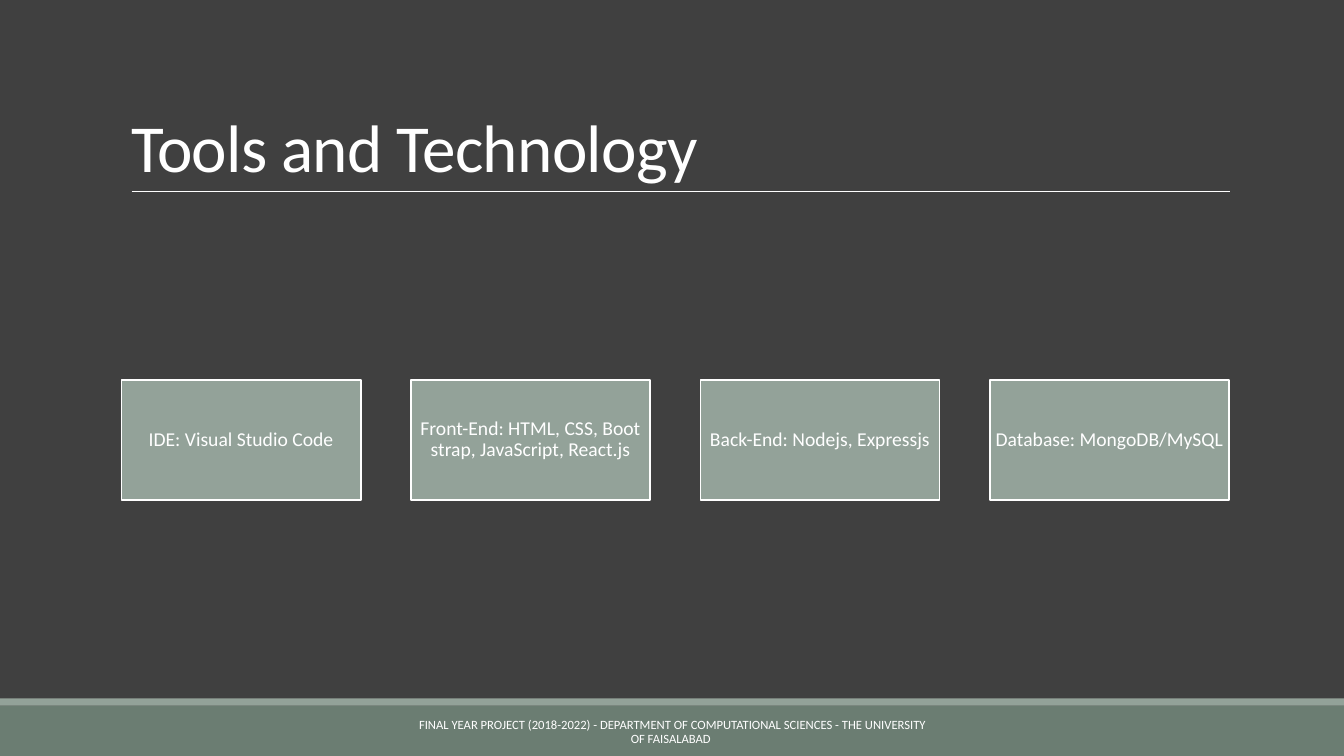
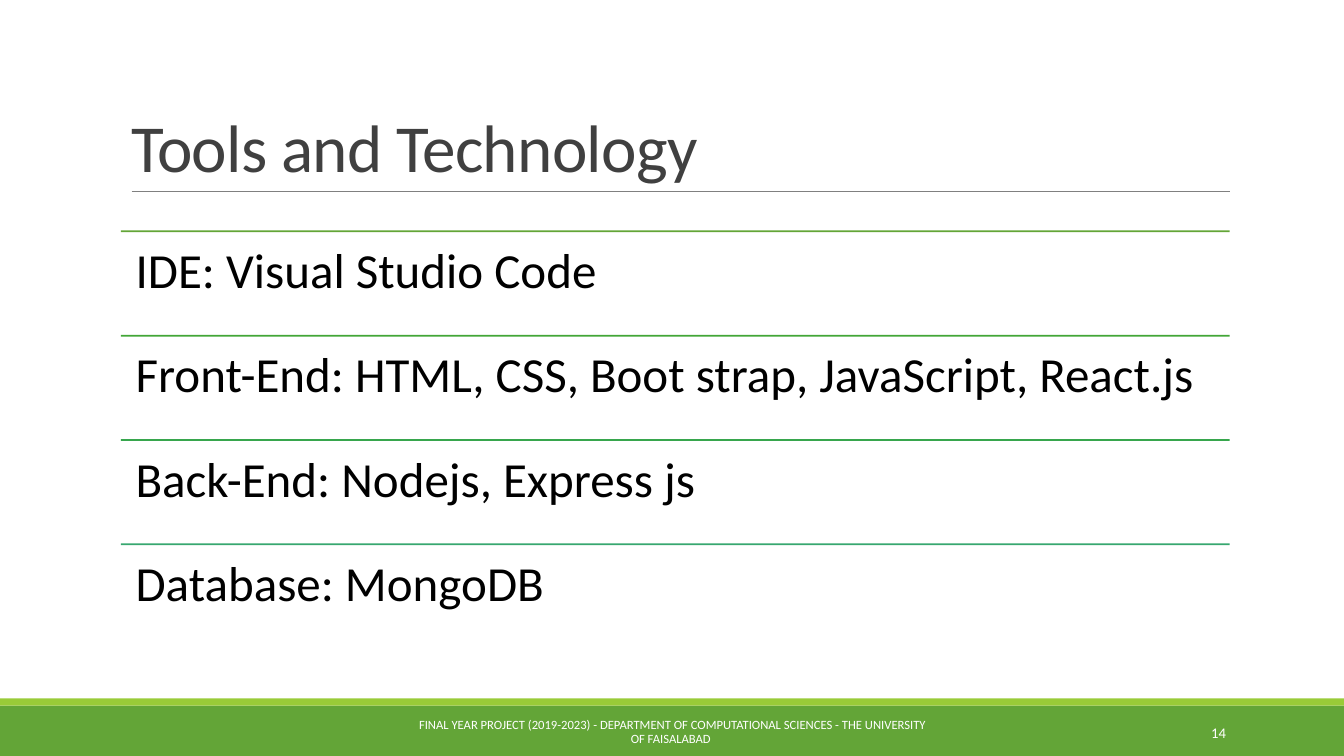
Before and after one commit to Abdurrehman050/easp, a slide deck: slide 14 of documentation/EASP Presentation.pptx (slide 12 before the commit). Drawn at 1344x756 pixels with LibreOffice and Linux fonts; fonts in the diff are those of the drawing. Boxes give left, top, right and bottom in pixels: in the first picture for what was removed or moved away, otherwise in the second. Text is boxed around its words. In the diff, an @@ line names an element or a change of style, - is before the commit and + after.

```diff
--- a/documentation/EASP Presentation.pptx
+++ b/documentation/EASP Presentation.pptx
@@ background #404040 to #FFFFFF @@
@@ title "Tools and Technology" at (x1=131, y1=125, x2=697, y2=184): text colour #FFFFFF to #404040 @@
@@ line (132, 192) - (1231, 192): stroke #FFFFFF 0.5 pt to #808080 0.5 pt @@
@@ text "IDE: Visual Studio Code" at (x1=136, y1=254, x2=596, y2=289): size 14 to 35 pt, text colour #FFFFFF to #000000; alignment centre to left; more space between paragraphs; vertical alignment middle to top @@
@@ text "IDE: Visual Studio Code" moved from (x1=149, y1=432, x2=333, y2=446) to (x1=136, y1=254, x2=596, y2=289) @@
@@ text "Front-End: HTML, CSS, Boot strap, ..." moved from (x1=420, y1=421, x2=640, y2=459) to (x1=136, y1=358, x2=1193, y2=401) @@
@@ text "Front-End: HTML, CSS, Boot strap, ..." at (x1=136, y1=358, x2=1193, y2=401): size 14 to 35 pt, text colour #FFFFFF to #000000; alignment centre to left; more space between paragraphs; vertical alignment middle to top @@
@@ group removed at (x1=122, y1=380, x2=1229, y2=500): 4 rectangles @@
@@ text "Back-End: Nodejs, Express js" at (x1=136, y1=463, x2=695, y2=506): vertical alignment middle to top @@
@@ text at (x1=136, y1=463, x2=695, y2=506): text changed; size 14 to 35 pt; text colour #FFFFFF to #000000 @@
-Back-End: Nodejs, Expressjs
+Back-End: Nodejs, Express js
@@ text "Database: MongoDB" at (x1=136, y1=567, x2=544, y2=610): vertical alignment middle to top @@
@@ group added at (x1=121, y1=231, x2=1230, y2=544): 4 lines @@
@@ text at (x1=136, y1=567, x2=544, y2=610): text changed; size 14 to 35 pt; text colour #FFFFFF to #000000 @@
-Database: MongoDB/MySQL
+Database: MongoDB
@@ rectangle at (x1=0, y1=706, x2=1344, y2=756): fill #6B7D72 to #63A537 @@
@@ rectangle at (x1=0, y1=699, x2=1344, y2=706): fill #93A299 to #99CB38 @@
@@ text at (x1=419, y1=720, x2=926, y2=743): text changed @@
-FINAL YEAR PROJECT (2018-2022) - DEPARTMENT OF COMPUTATIONAL SCIENCES - THE UNIVERSITY OF FAISALABAD
+FINAL YEAR PROJECT (2019-2023) - DEPARTMENT OF COMPUTATIONAL SCIENCES - THE UNIVERSITY OF FAISALABAD
@@ page number added at (x1=1211, y1=728, x2=1226, y2=738), 10.5 pt, text #FFFFFF @@
+14
```
Also in this commit, not shown: 16 other slides changed, 6 slides added, 1 other file.
